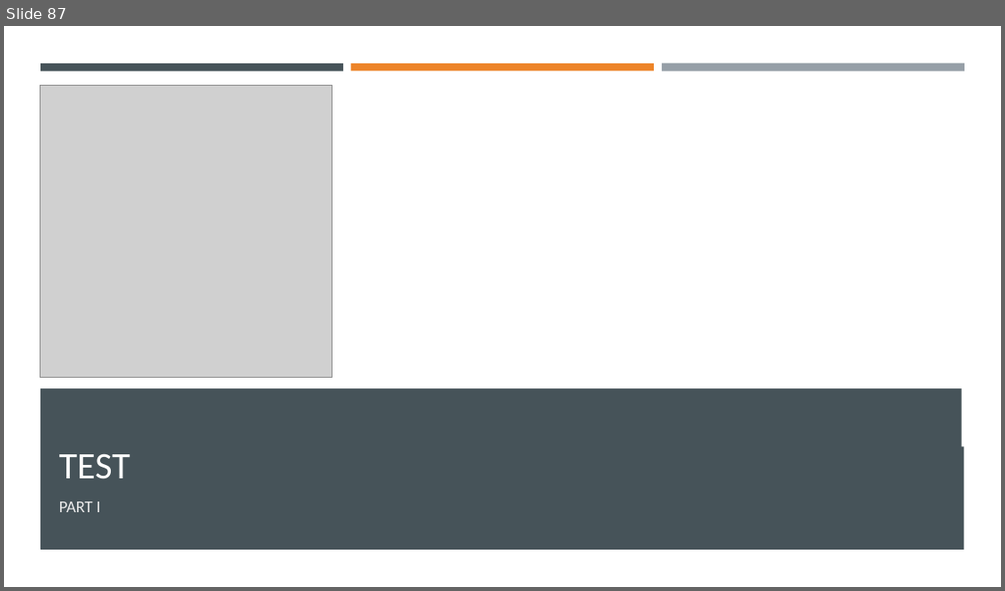
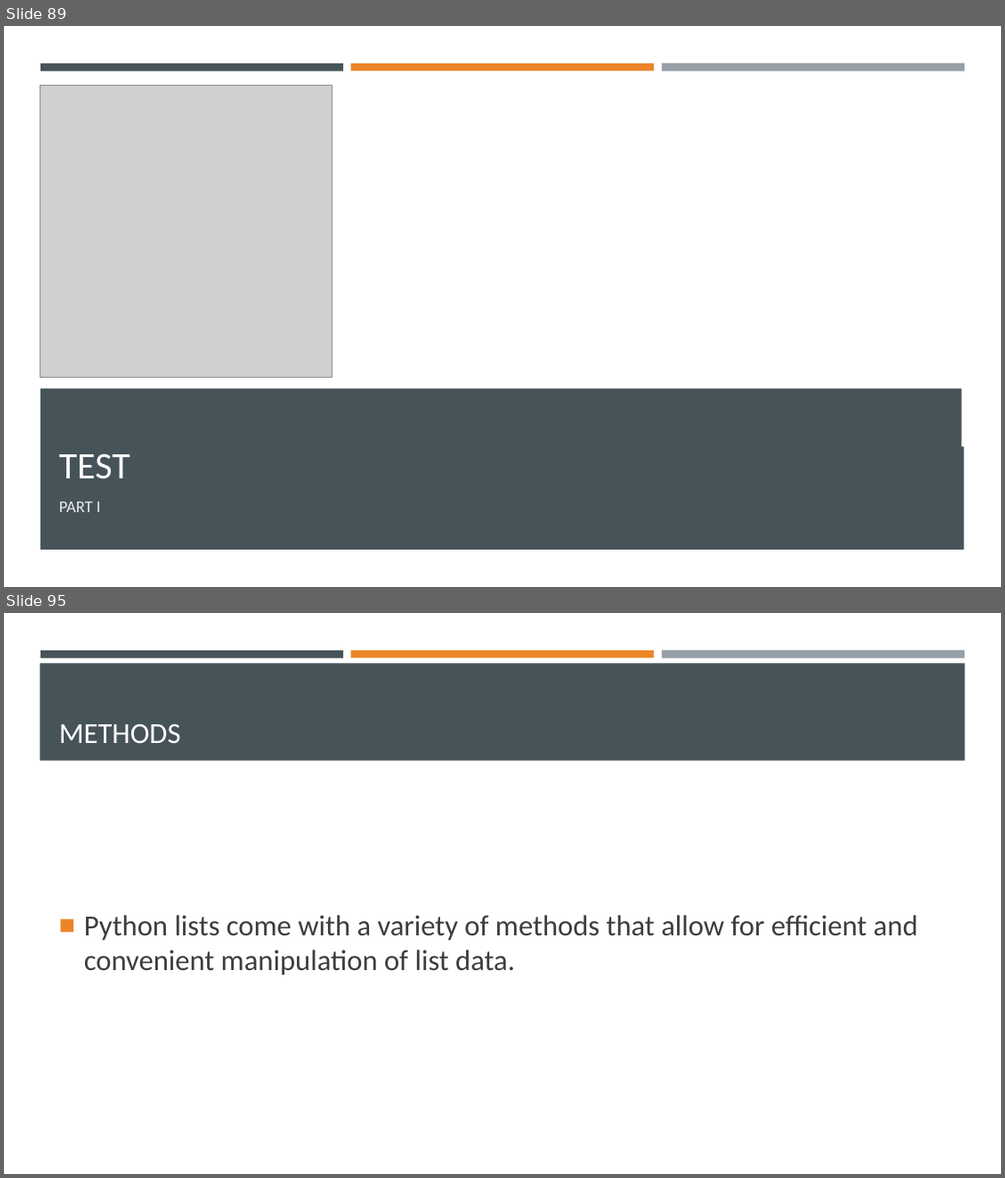
Before and after one commit to Ghost0396/iot, a slide deck: python/Python 3.pptx. Shown one above the other, each under a label of ours: slide 87 before the commit, slides 89 and 95 after it; the slides between them are not shown. The pictures are 1005x591 and 1005x1178 pixels, drawn with LibreOffice and Linux fonts; fonts in the diff are those of the drawing; grey boxes stand for pictures. Boxes give left, top, right and bottom in pixels: in the first picture for what was removed or moved away, otherwise in the second. Text is boxed around its words. In the diff, an @@ line names an element or a change of style, - is before the commit and + after.

```diff
--- a/python/Python 3.pptx
+++ b/python/Python 3.pptx
@@ slide 95 added at <box>4,613,1001,1174</box>, background #FFFFFF @@
@@ rectangle added at <box>40,663,965,761</box>, fill #465359 @@
@@ rectangle added at <box>40,650,343,657</box>, fill #465359 @@
@@ rectangle added at <box>351,650,654,657</box>, fill #ED8428 @@
@@ rectangle added at <box>662,650,964,658</box>, fill #969FA7 @@
@@ title added at <box>59,724,181,743</box>, 28 pt, text #FFFFFF @@
+METHODS
@@ text added at <box>84,915,918,975</box>, 28 pt, text #3D3D3D @@
+■ Python lists come with a variety of methods that allow for efficient and convenient manipulation of list data.
@@ what was slide 87 is now slide 89 @@
```
Also in this commit, not shown: 1 slide changed, 13 other slides added, 2 other files.
